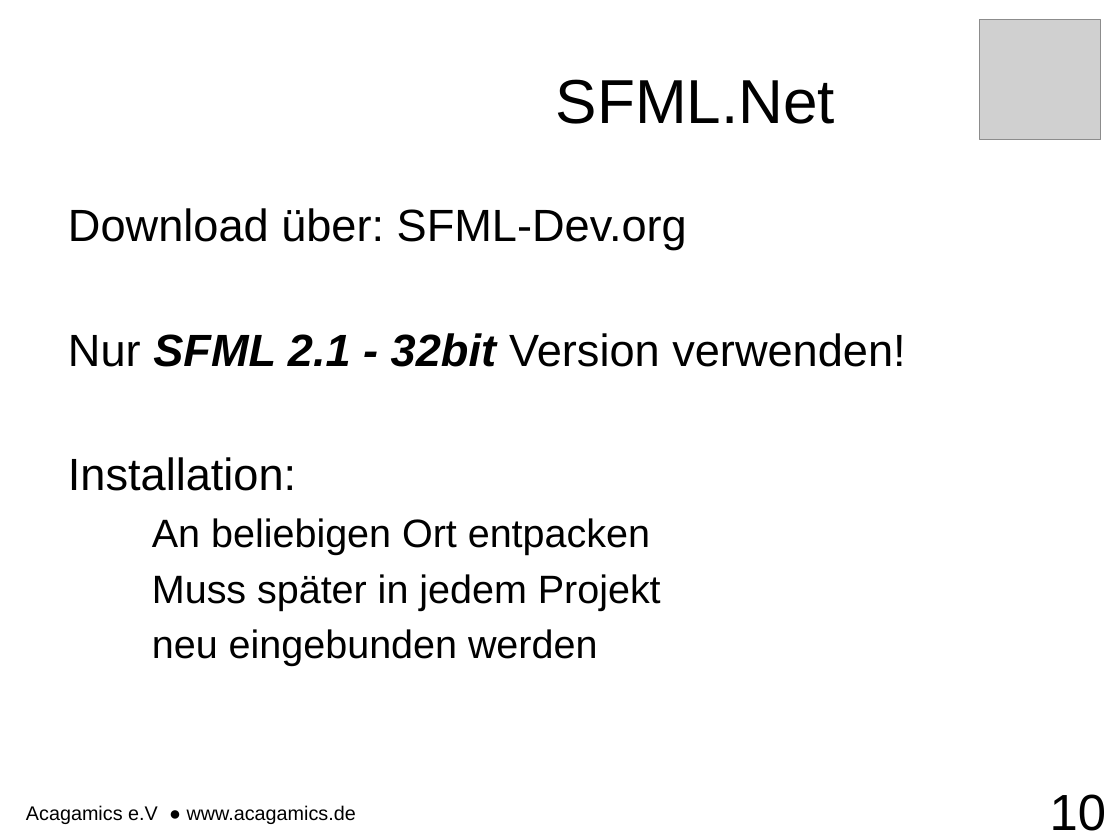
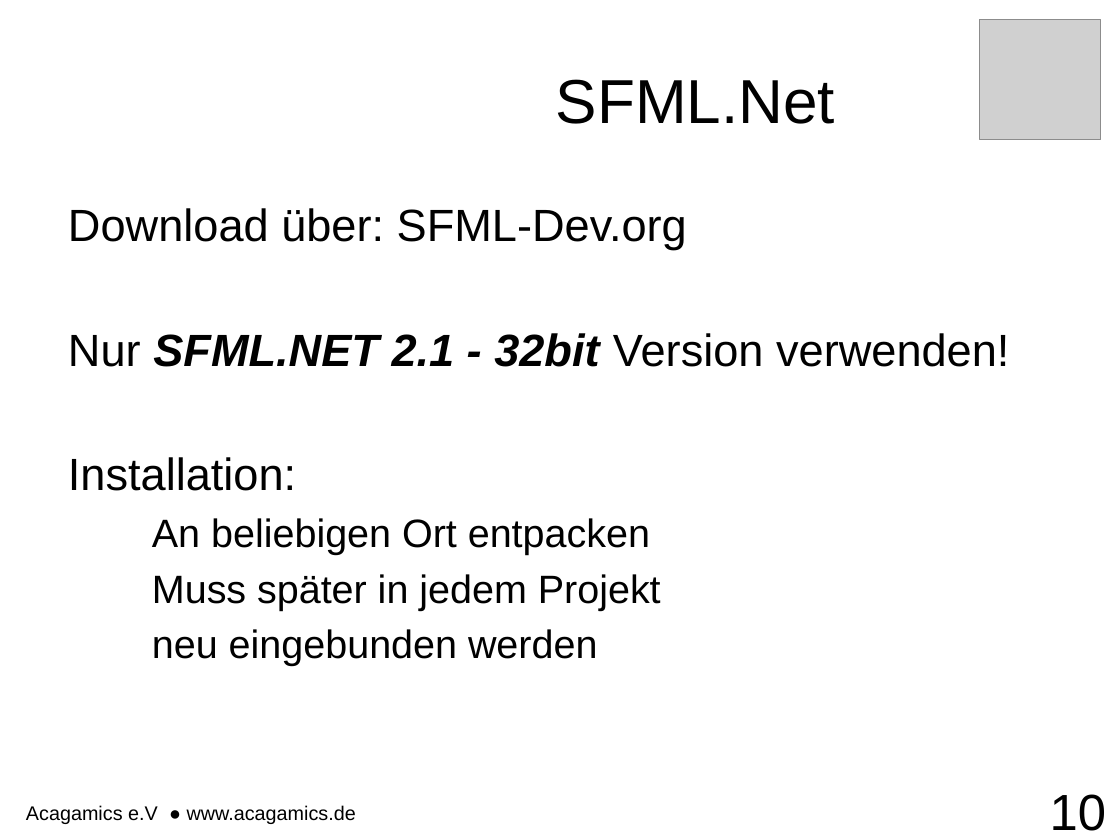
Before and after one commit to endert/Intro2D, a slide deck: slide 10 of 1. Vorlesung 14.10.15/1. VorstellungIntro2D.odp. Drawn at 1120x840 pixels with LibreOffice and Linux fonts; fonts in the diff are those of the drawing; grey boxes stand for pictures; background and template pictures are left out. Boxes give left, top, right and bottom in pixels: in the first picture for what was removed or moved away, otherwise in the second. Text is boxed around its words. In the diff, an @@ line names an element or a change of style, - is before the commit and + after.

```diff
--- a/1. Vorlesung 14.10.15/1. VorstellungIntro2D.odp
+++ b/1. Vorlesung 14.10.15/1. VorstellungIntro2D.odp
@@ text at (x1=68, y1=333, x2=1009, y2=367): text changed @@
-Nur SFML 2.1 - 32bit Version verwenden!
+Nur SFML.NET 2.1 - 32bit Version verwenden!
```
Also in this commit, not shown: 9 other files.
